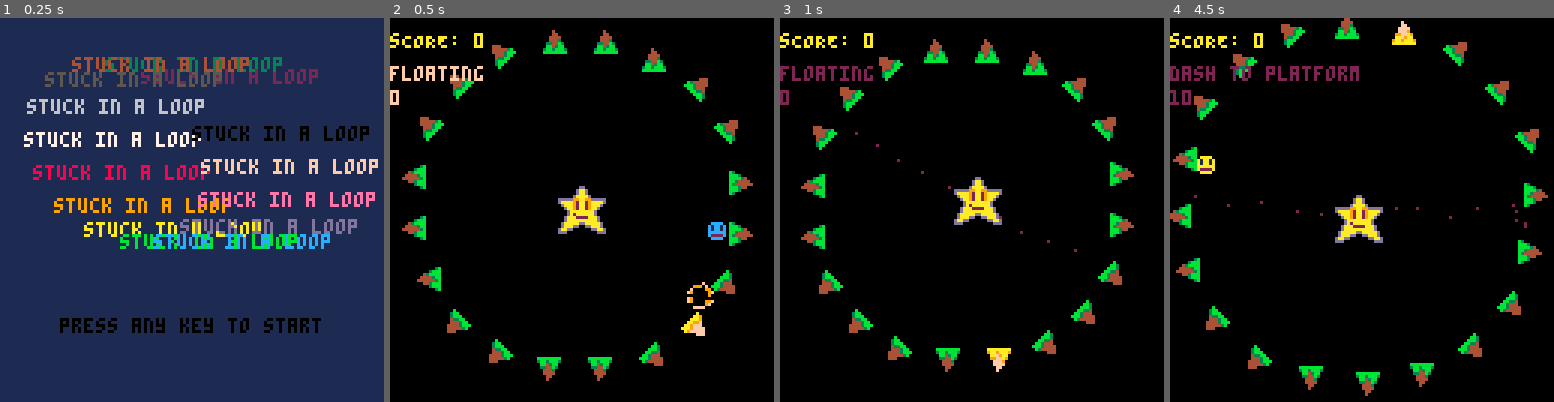
Above: before the commit, frames 1-4 (left to right).
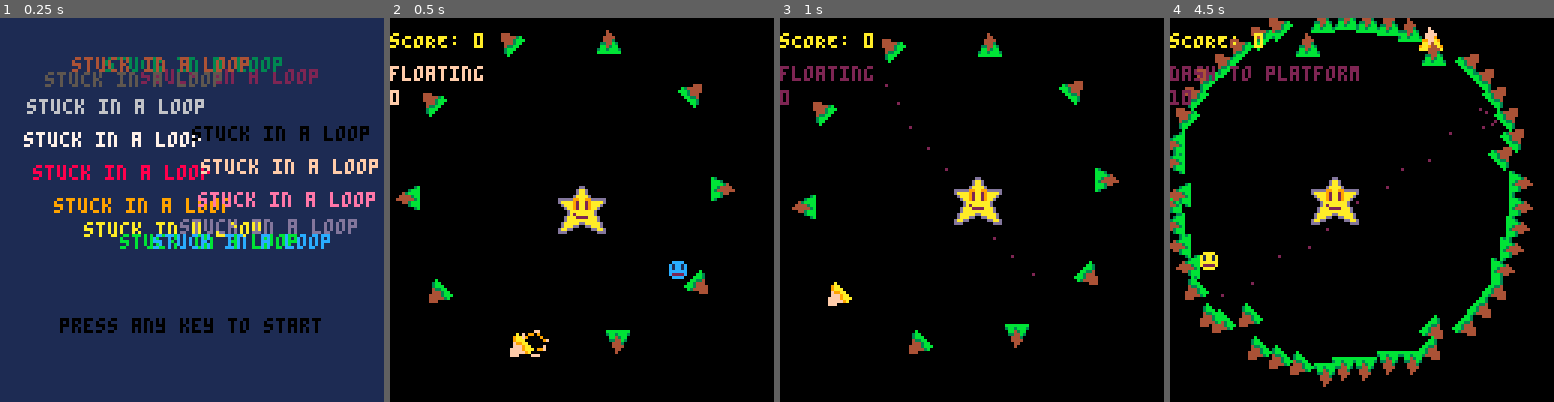
Above: after the commit, the same moments.

Repository: admiralento/pico8wolfertbrothers
Game: PICO-8 cartridge stuckinloop.p8
Same seed, same stepped clock (60 frames per second), same inputs: the game is played once before the commit and once after it.
Inputs:
- Up to frame 1 (0.25 s): no input
- Up to frame 2 (0.5 s): tap X (X key) at 0.33 s
- Up to frame 3 (1 s): tap O (Z key) at 0.7 s
- Up to frame 4 (4.5 s): tap X (X key) at 1.07, 1.85, 2.97, 4.08 s; hold Right 1.6-2.1 s; tap O (Z key) every 0.4 s from 1.7 to 4.1 s; hold Up 2.15-2.42 s; hold Right 2.47-3.03 s; hold Left 3.08-3.58 s; hold Down 3.63-3.97 s; hold Right from 4.02 s (still down)

Frame 1 is identical in both runs. In frame 2, 6.9% of the frame differs, in the area x 1-95%, y 3-95%; in frame 3, 6.5%; in frame 4, 16%, in the area x 0-99%, y 0-99%.

Commit message:
animations to added platforms

Diff:
--- a/stuckinloop.p8
+++ b/stuckinloop.p8
@@ -11,7 +11,7 @@
 spr_boss = 14
 
 --global varibles
-platform_cnt = 20
+platform_cnt = 10
 starting_platform = 1
 points = 0
 actors = {}
@@ -62,7 +62,20 @@
  p = make_actor(spr_platform,x,y,1,1)
  p.spriteset = {1,2,3}
  p.type = "grass"
+ p.state = "static"
  add(platforms, p)
+end
+
+function make_platform_random_insert(x,y)
+ p = make_actor(spr_platform,x,y,1,1)
+ p.spriteset = {1,2,3}
+ p.type = "grass"
+ p.state = "static"
+ local i = ceil(rnd(#platforms))
+ if (i <= player.current_platform) then
+  player.current_platform += 1
+ end
+ add(platforms, p, i)
 end
 
 function make_player(x,y)
@@ -86,7 +99,10 @@
 		fv = false,
   bw = (w*8) / 2,
   bh = (h*8) / 2,
-  frames = 0
+  frames = 0,
+  maxFrameCnt = 0,
+  targetx = 0,
+  targety = 0
 	}
 	add(actors,a)
 	return a
@@ -156,8 +172,6 @@
 end
 -->8
 --calculate
-
-angle = 0
 totalframes = 0
 
 function _update60()
@@ -165,17 +179,16 @@
  update_particles()
 
  if (gamestate == "game") then
-  angle += 0.0005
-	 place_platforms_circle(cx,cy,56+5*sin(angle*7),sin(angle))
-
-		get_user_input()
+
+  get_user_input()
+  remove_desert_if_touching()
+  update_all_platforms()
+
 		update_player()
 	 update_boss()
-		update_platform_spr()
 		move_dynamics()
 		check_dynamic_collisions()
 	 check_boss_collision()
-	 remove_desert_if_touching()
 		add_desert_if_missing()
   clean_up_dynamics()
 
@@ -259,10 +272,13 @@
  end
  if btnp(4) then
   player.current_platform =
-   ((player.current_platform - (#platforms/2) - 1) % #platforms) + 1
+   ((player.current_platform - (ceil(#platforms/2)) - 1) % #platforms) + 1
   player.state = "jumping"
   player.frames = 10
   player.s = 34
+ end
+ if (btnp(5)) then
+  add_platforms(10)
  end
 
 end
@@ -308,6 +324,26 @@
  player.y = pcoords.y
 end
 
+function update_all_platforms()
+ place_platforms_circle(cx,cy,56+5*sin(0.0005*totalframes*7),sin(0.0005*totalframes))
+ update_all_platform_spr()
+ for p in all(platforms) do
+  update_platform_animation(p)
+ end
+end
+
+function update_platform_animation(platform)
+ if (platform.state == "static") then
+  move_actor_center(platform.targetx,platform.targety,platform)
+ elseif (platform.state == "seeking") then
+  move_actor_dash_pause(platform,platform.targetx,platform.targety,platform.frames,platform.maxFrameCnt, true)
+  platform.frames -= 1
+  if (platform.frames <= 0) then
+   platform.state = "static"
+  end
+ end
+end
+
 function get_platform_coords(index)
  local p = platforms[index]
  local pcx = p.x + (p.w*4)
@@ -318,13 +354,32 @@
  return {x=p.x+dx,y=p.y+dy}
 end
 
-function update_platform_spr()
+function update_all_platform_spr()
  for i=1,#platforms do
   local p = platforms[i]
   local u = select_platform_spr(p.x,p.y,cx,cy,p.spriteset[1],p.spriteset[2],p.spriteset[3])
   p.s = u[1]
   p.fh = u[2]
   p.fv = u[3]
+ end
+end
+
+function place_platforms_circle(x,y,r,a)
+ for n=1,#platforms do
+  platforms[n].targetx = r*cos(((n-1)/#platforms)+a) + x - platforms[n].w*4
+  platforms[n].targety = r*sin(((n-1)/#platforms)+a) + y - platforms[n].h*4
+ end
+end
+
+function add_platforms(n)
+ for i=1,n do
+  local r = rnd(1)
+  make_platform_random_insert(cx+128*cos(r),cy+128*sin(r))
+ end
+ for i=1,#platforms do
+  platforms[i].state = "seeking"
+  platforms[i].frames = 100
+  platforms[i].maxFrameCnt = 100
  end
 end
 
@@ -789,13 +844,6 @@
 -->8
 --helper functions
 
-function place_platforms_circle(x,y,r,a)
- for n=1,#platforms do
-  platforms[n].x = r*cos(((n-1)/#platforms)+a) + x - platforms[n].w*4
-  platforms[n].y = r*sin(((n-1)/#platforms)+a) + y - platforms[n].h*4
- end
-end
-
 function do_actors_collide(a,b)
  local ac = get_actor_center(a)
  local bc = get_actor_center(b)
@@ -902,11 +950,11 @@
 function move_actor_linear(actor,tx,ty,frames,useCenter)
  if (useCenter) then
   local c = get_actor_center(actor)
-  actor.x += (tx - c.x) * (1 / (frames + 1))
-  actor.y += (ty - c.y) * (1 / (frames + 1))
+  actor.x += (tx - c.x) / frames
+  actor.y += (ty - c.y) / frames
  else
-  actor.x += (tx - actor.x) * (1 / (frames + 1))
-  actor.y += (ty - actor.y) * (1 / (frames + 1))
+  actor.x += (tx - actor.x) / frames
+  actor.y += (ty - actor.y) / frames
  end
 end
 
